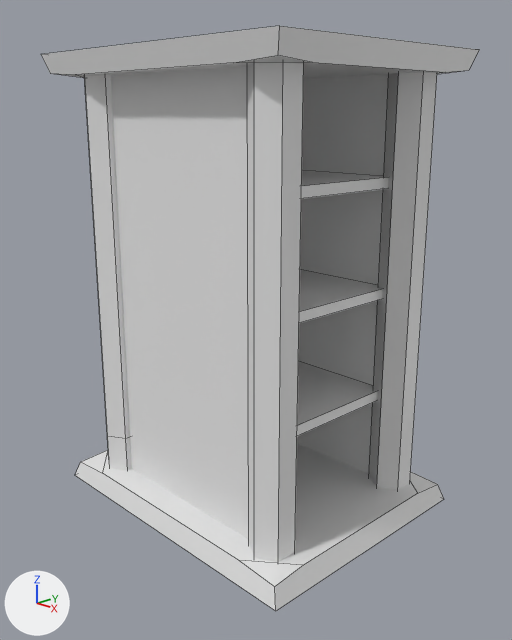
An edit to the Blender file Blender/Cabinet.blend, drawn before and after from the same camera.
Rendered twice from a 50 mm lens placed at (4.73, -4.35, 3.58), pointed at (0.09, 0.14, 1.71). The axes (+X, +Y, +Z) are drawn at lower left. The lights are the same throughout. Mesh edges are drawn as thin lines.
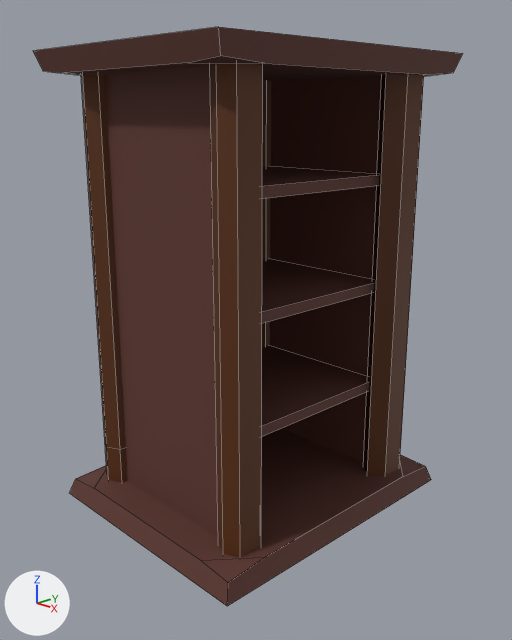
Where the newer file only moved an object's origin or applied its transform, the numbers keep the older frame.

Location of each change, (x1, y1, x2, y2) in pixels of the pictures (512 x 640 px):
'Cube.001', recoloured, mesh rescaled (white to brown)
    before: (41, 26, 479, 611)
    after: (33, 27, 463, 606)

The change, as a list of edits to the scene's bpy script:
```text
Change mat_material:
    mat_material.base_color: (0.8, 0.8, 0.8) -> (0.108, 0.0345, 0.0249)  # white #e7e7e7 -> brown #5c342c
Add mat_material_001:
    mat_material_001 = principled_material('Material.001')
    mat_material_001.base_color = (0.0956, 0.0229, 0.0)  # brown #572a00
    mat_material_001.roughness = 0.631
Change me_cube_001:
    where me_cube_001.from_pydata(...)  # 338 vertices, 250 faces; spans x -1.5..1.5, y -1.5..1.5, z -22.9..64.7
    used by ob_cube_001; location = (0.0, 0.15, 1.0); scale = (1.0, 0.8, 0.0478)
    me_cube_001 part 1: the whole mesh is scaled about its middle by (0.8, 1.2, 1)
    add me_cube_001.materials.append(mat_material_001)  # brown #572a00
```
